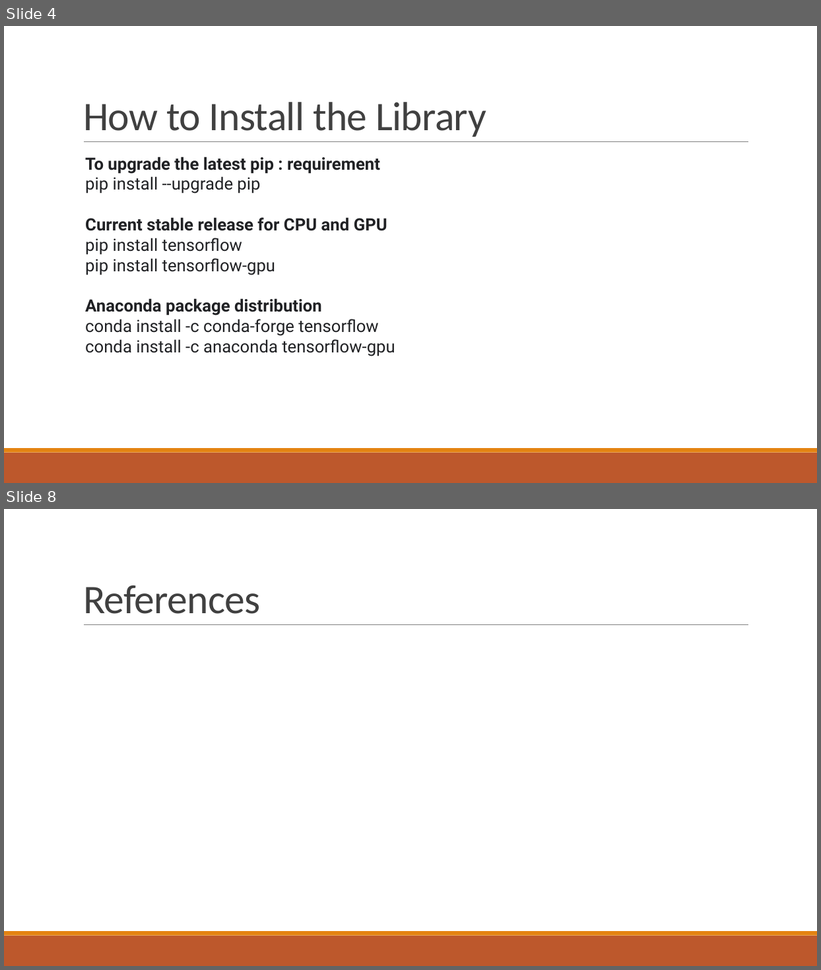
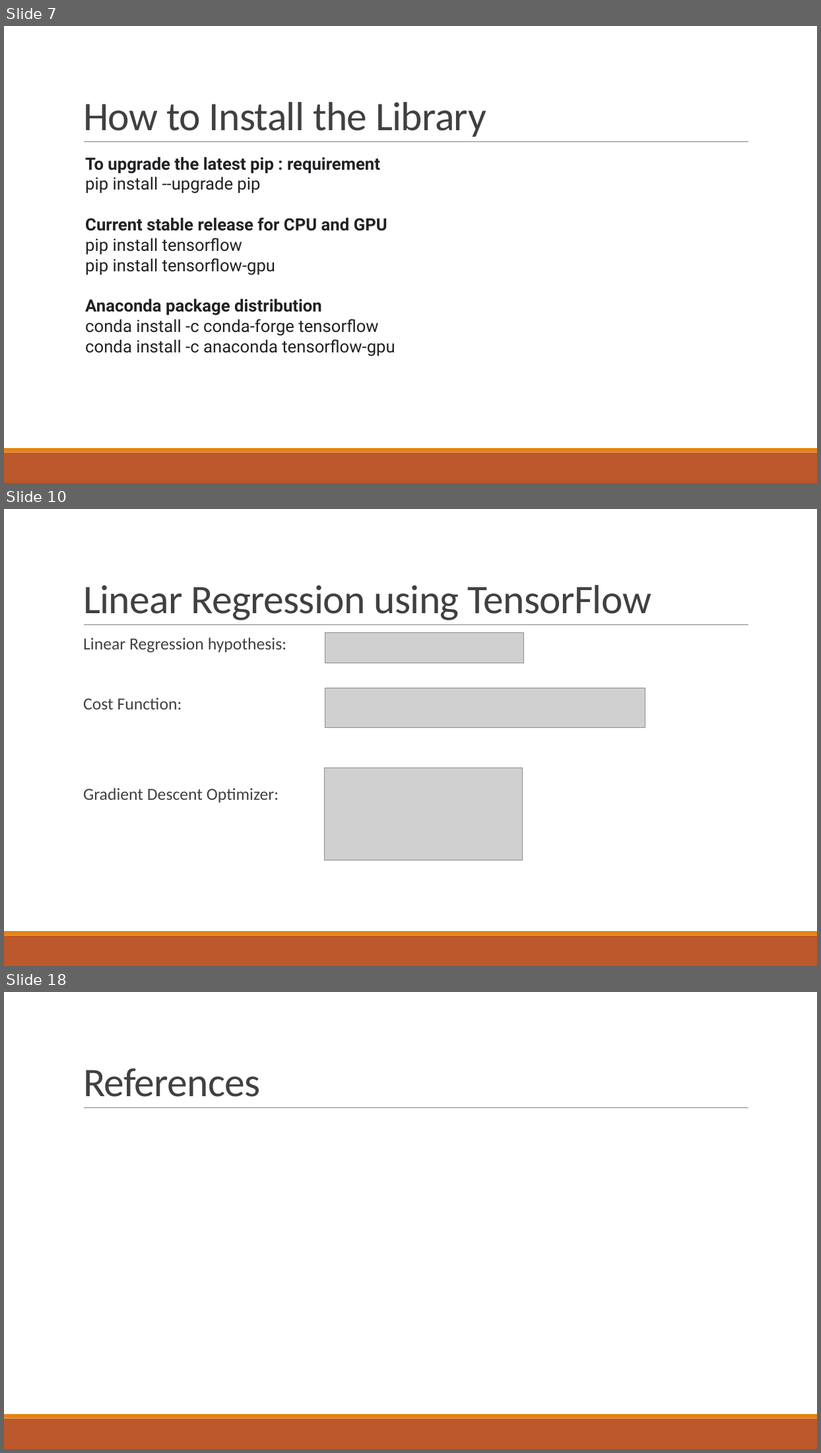
Before and after one commit to agx01/tf_presentation, a slide deck: Tensorflow_presentation.pptx. Shown one above the other, each under a label of ours: slides 4 and 8 before the commit, slides 7, 10 and 18 after it; the slides between them are not shown. The pictures are 821x970 and 821x1453 pixels, drawn with LibreOffice and Linux fonts; fonts in the diff are those of the drawing; grey boxes stand for pictures. Boxes give left, top, right and bottom in pixels: in the first picture for what was removed or moved away, otherwise in the second. Text is boxed around its words. In the diff, an @@ line names an element or a change of style, - is before the commit and + after.

Commit message:
Linear Regression code works

```diff
--- a/Tensorflow_presentation.pptx
+++ b/Tensorflow_presentation.pptx
@@ slide 10 added at (4,509,817,966), background #FFFFFF; not listed: 3 template elements that a slide beside it also shows @@
@@ title added at (83,585,651,621), 48 pt, text #404040 @@
+Linear Regression using TensorFlow
@@ text added at (83,638,286,803), 20 pt, text #404040 @@
+  Linear Regression hypothesis:
+  Cost Function:
+  Gradient Descent Optimizer:
@@ picture added at (325,633,523,663) @@
@@ picture added at (325,688,645,728) @@
@@ picture added at (325,768,523,860) @@
@@ what was slide 4 is now slide 7 @@
@@ what was slide 8 is now slide 18 @@
```
Also in this commit, not shown: 3 slides changed, 11 other slides added, 2 slides removed, 7 other files.
